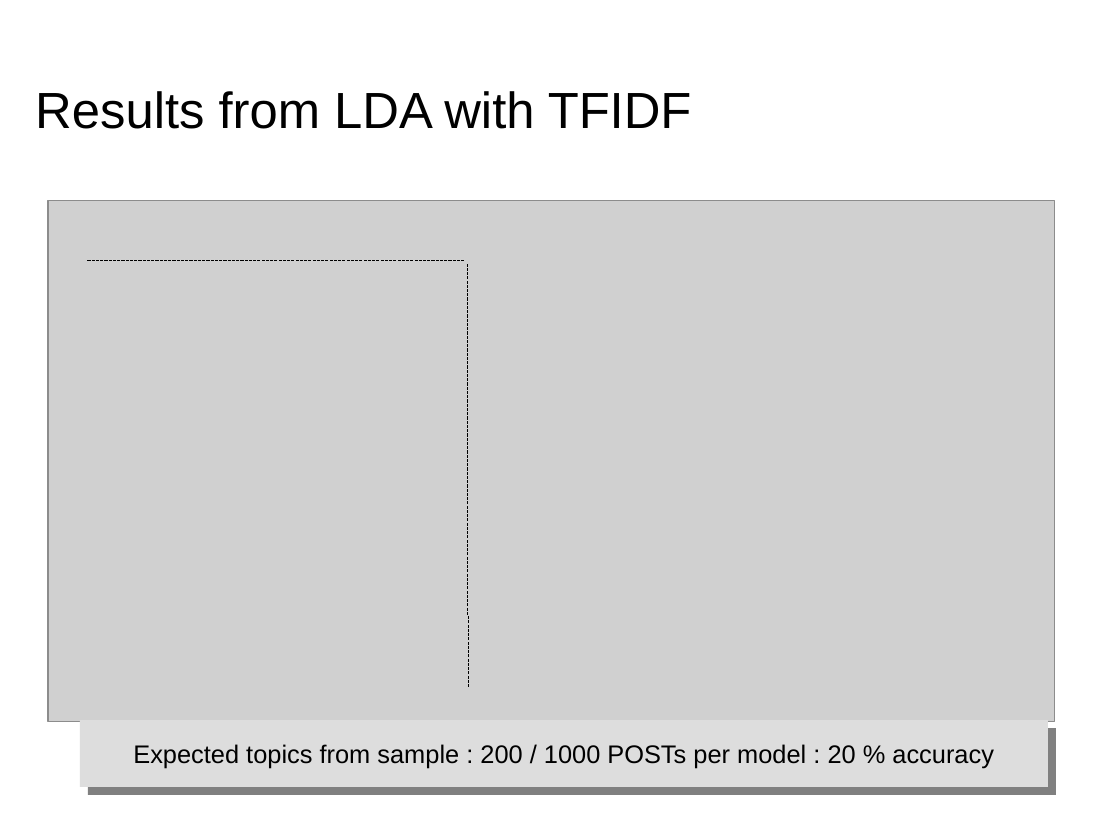
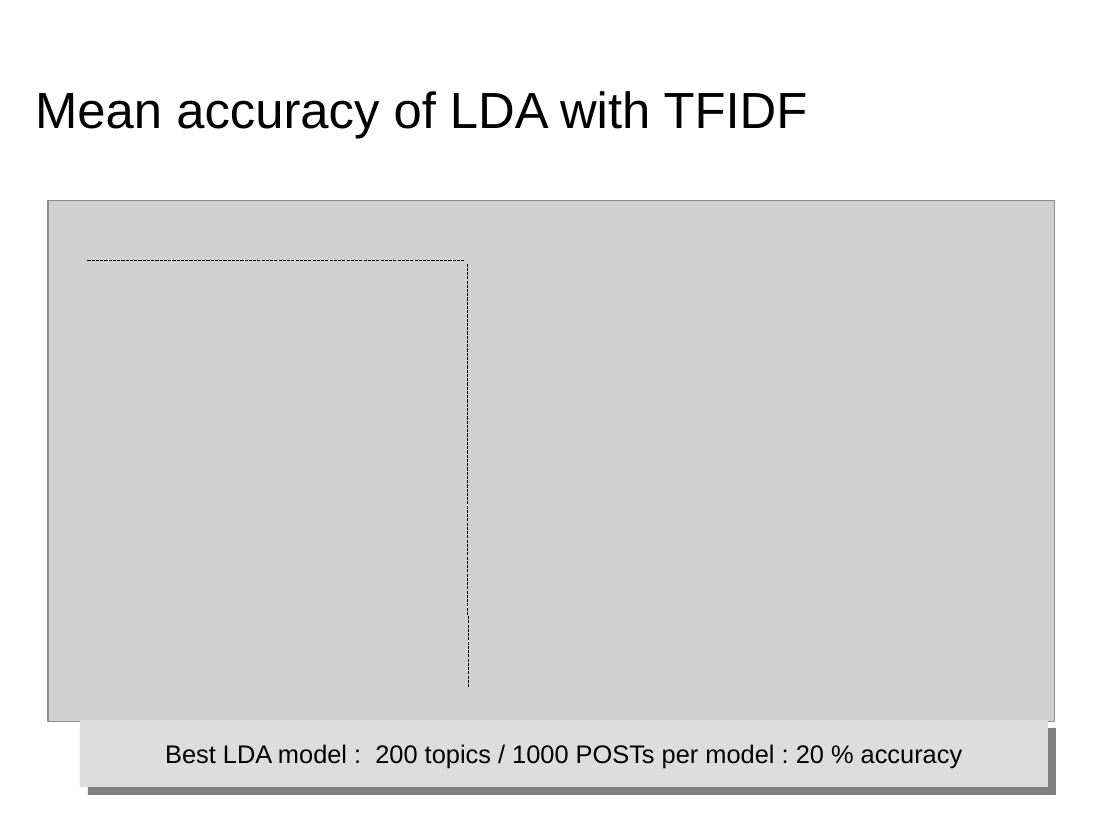
Before and after one commit to dataforcast/OC_Datascientist, a slide deck: slide 26 of P6/report/Openclassrooms_ParcoursDatascientist_P6-V1.odp. Drawn at 1120x840 pixels with LibreOffice and Linux fonts; fonts in the diff are those of the drawing; grey boxes stand for pictures; background and template pictures are left out. Boxes give left, top, right and bottom in pixels: in the first picture for what was removed or moved away, otherwise in the second. Text is boxed around its words. In the diff, an @@ line names an element or a change of style, - is before the commit and + after.

Commit message:
P6 / Unsupervized methods : LDA mean accuracy reworked; W2VEC model results.

```diff
--- a/P6/report/Openclassrooms_ParcoursDatascientist_P6-V1.odp
+++ b/P6/report/Openclassrooms_ParcoursDatascientist_P6-V1.odp
@@ title at (35, 91, 808, 138): text changed @@
-Results from LDA with TFIDF
+Mean accuracy of LDA with TFIDF
@@ text in rectangle at (173, 745, 963, 769): text changed @@
-Expected topics from sample : 200 / 1000 POSTs per model : 20 % accuracy
+Best LDA model : 200 topics / 1000 POSTs per model : 20 % accuracy
```
Also in this commit, not shown: 1 other slide changed, 2 slides added, 1 slide removed, 2 other files.
